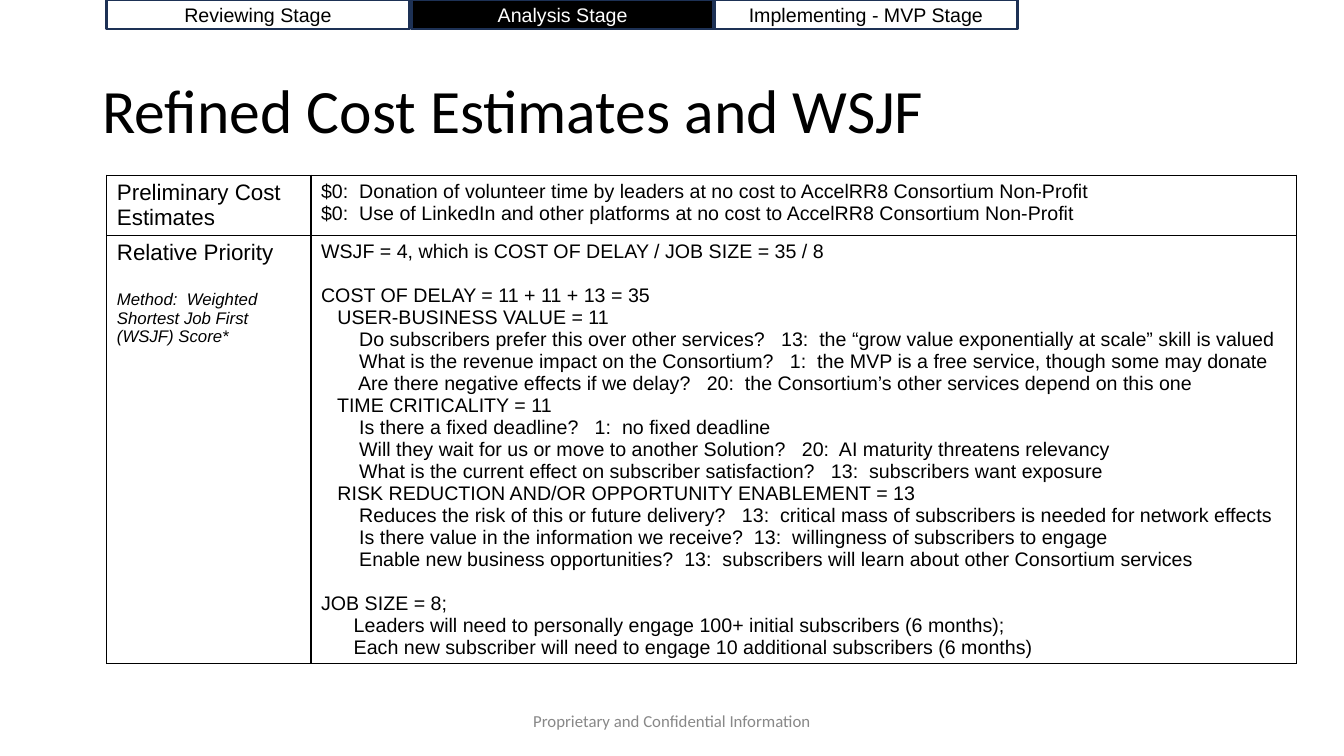
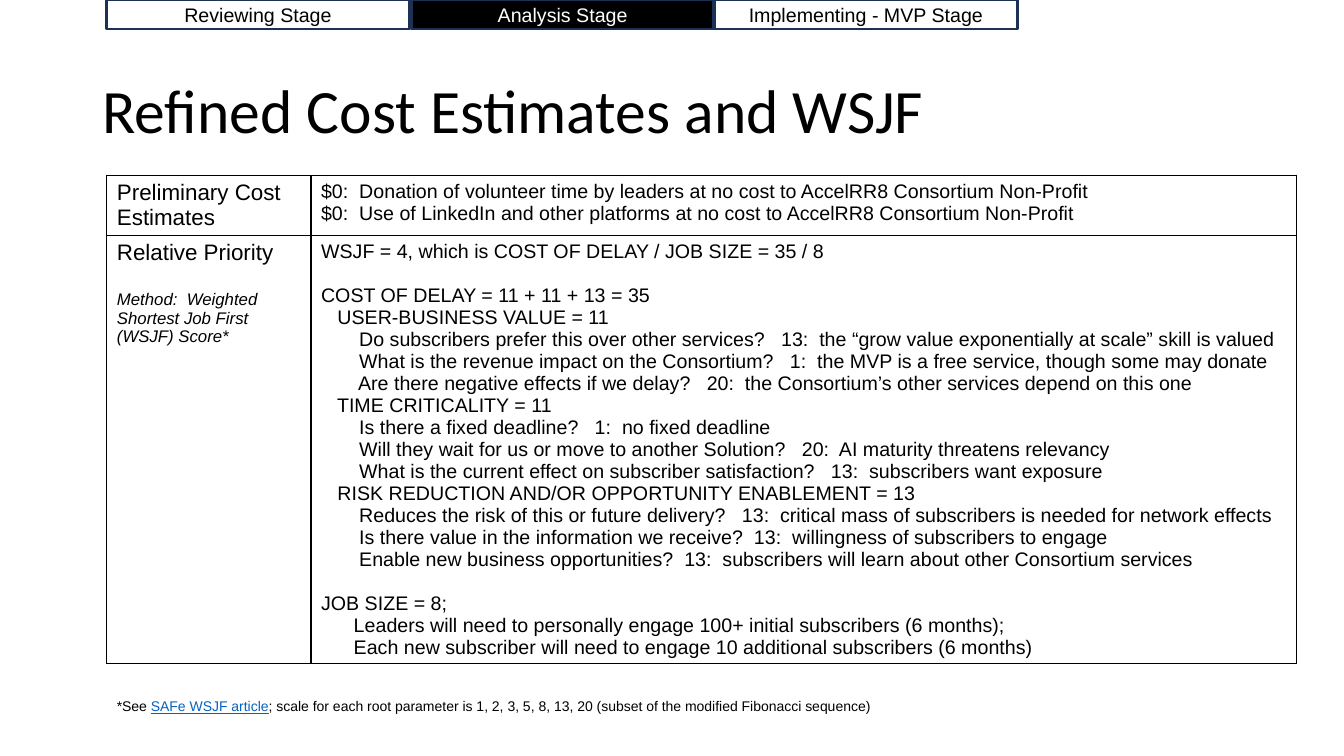
Before and after one commit to AccelRR8-Consortium-NonProfit/Management-Public, a slide deck: slide 7 of docs/2_Value_Creation/2a_Product/Professional_Networking/Professional_Networking_v1_Deliverables_Overview.pptx. Drawn at 1344x756 pixels with LibreOffice and Linux fonts; fonts in the diff are those of the drawing; background and template pictures are left out. Boxes give left, top, right and bottom in pixels: in the first picture for what was removed or moved away, otherwise in the second. Text is boxed around its words. In the diff, an @@ line names an element or a change of style, - is before the commit and + after.

```diff
--- a/docs/2_Value_Creation/2a_Product/Professional_Networking/Professional_Networking_v1_Deliverables_Overview.pptx
+++ b/docs/2_Value_Creation/2a_Product/Professional_Networking/Professional_Networking_v1_Deliverables_Overview.pptx
@@ text added at [117,701,870,714], 10 pt, text #000000 @@
+*See SAFe WSJF article; scale for each root parameter is 1, 2, 3, 5, 8, 13, 20 (subset of the modified Fibonacci sequence)
@@ text removed at [533,715,811,730] @@
-Proprietary and Confidential Information
```
Also in this commit, not shown: 9 other slides changed, 6 other files.
